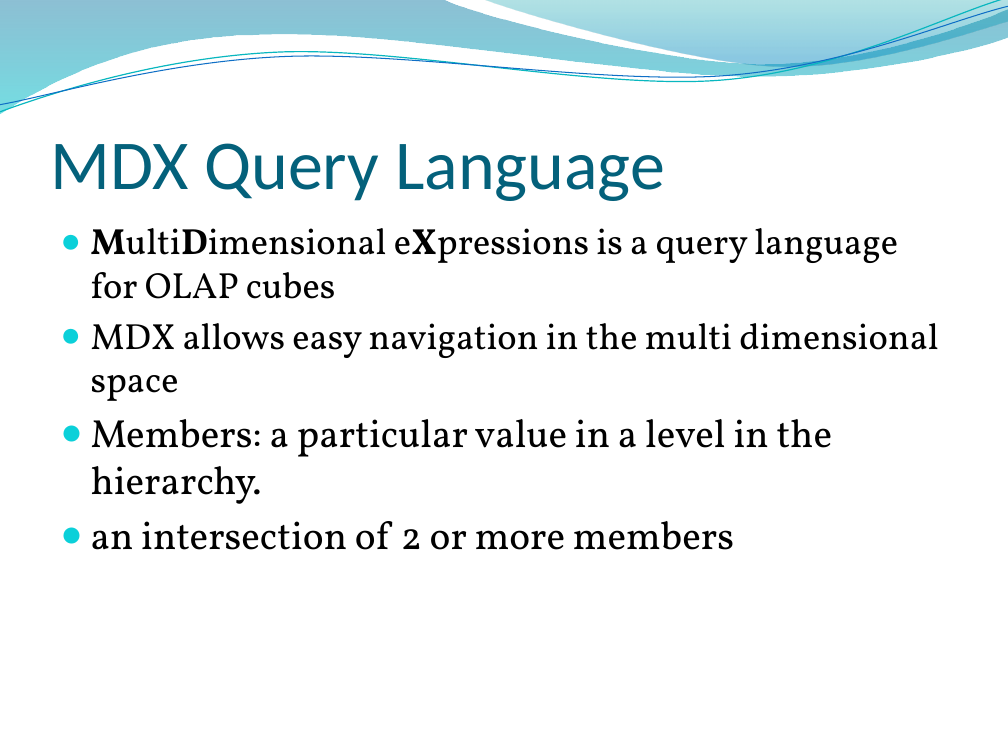
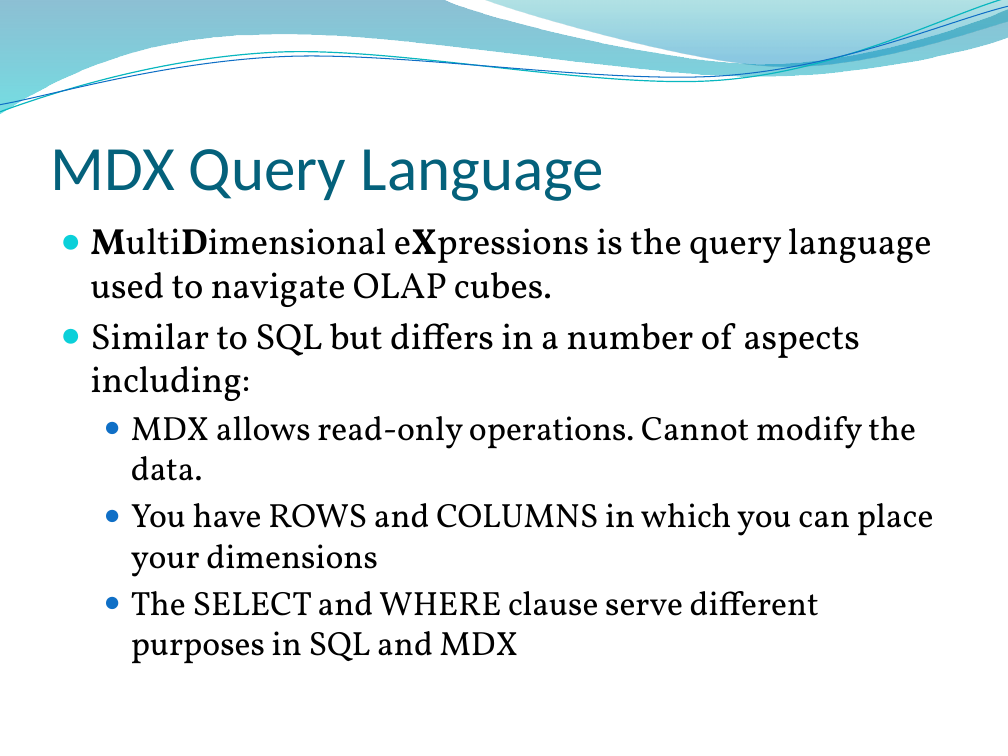
Before and after one commit to edvelezg/unb-dw, a slide deck: slide 27 of project/Presentation/Datawarehousing.pptm (slide 29 before the commit). Drawn at 1008x756 pixels with LibreOffice and Linux fonts; fonts in the diff are those of the drawing; background and template pictures are left out. Boxes give left, top, right and bottom in pixels: in the first picture for what was removed or moved away, otherwise in the second. Text is boxed around its words. In the diff, an @@ line names an element or a change of style, - is before the commit and + after.

```diff
--- a/project/Presentation/Datawarehousing.pptm
+++ b/project/Presentation/Datawarehousing.pptm
@@ title "MDX Query Language" at bbox=[50, 149, 604, 201]: size 50 to 45 pt @@
@@ text at bbox=[91, 228, 934, 664]: text changed; size 26 to 24 pt @@
-● MultiDimensional eXpressions is a query language for OLAP cubes
-● MDX allows easy navigation in the multi dimensional space
-● Members: a particular value in a level in the hierarchy.
-● an intersection of 2 or more members
+● MultiDimensional eXpressions is the query language used to navigate OLAP cubes.
+● Similar to SQL but differs in a number of aspects including:
+  ● MDX allows read-only operations. Cannot modify the data.
+  ● You have ROWS and COLUMNS in which you can place your dimensions
+  ● The SELECT and WHERE clause serve different purposes in SQL and MDX
```
Also in this commit, not shown: 5 other slides changed, 6 other files.
